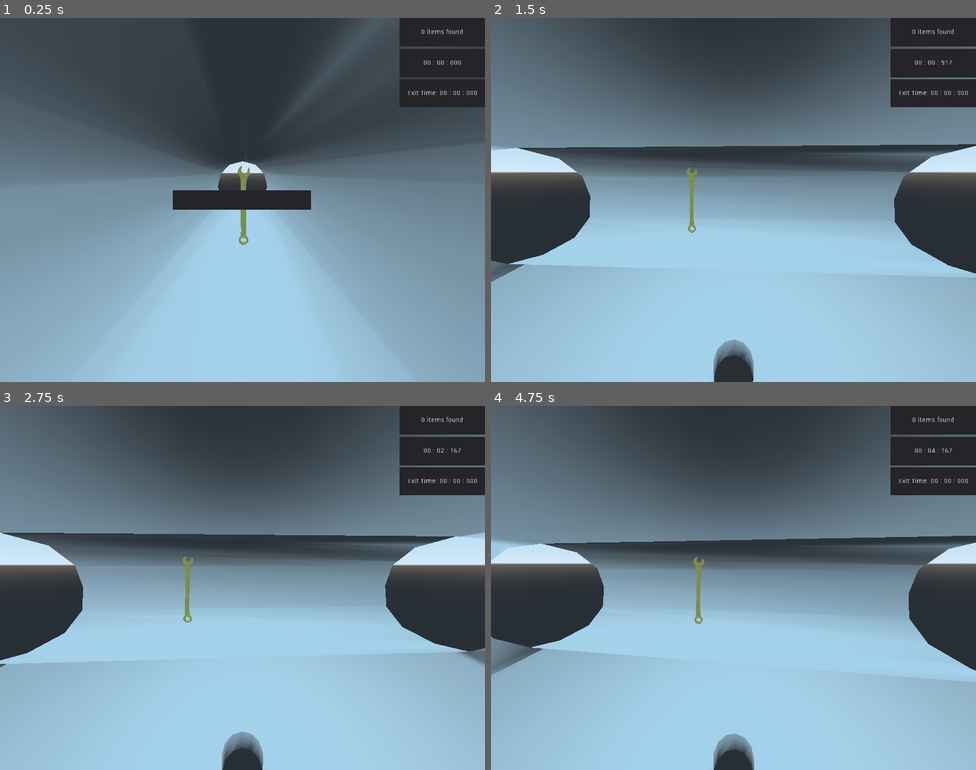
Above: before the commit, frames 1-4 (two rows, left to right).
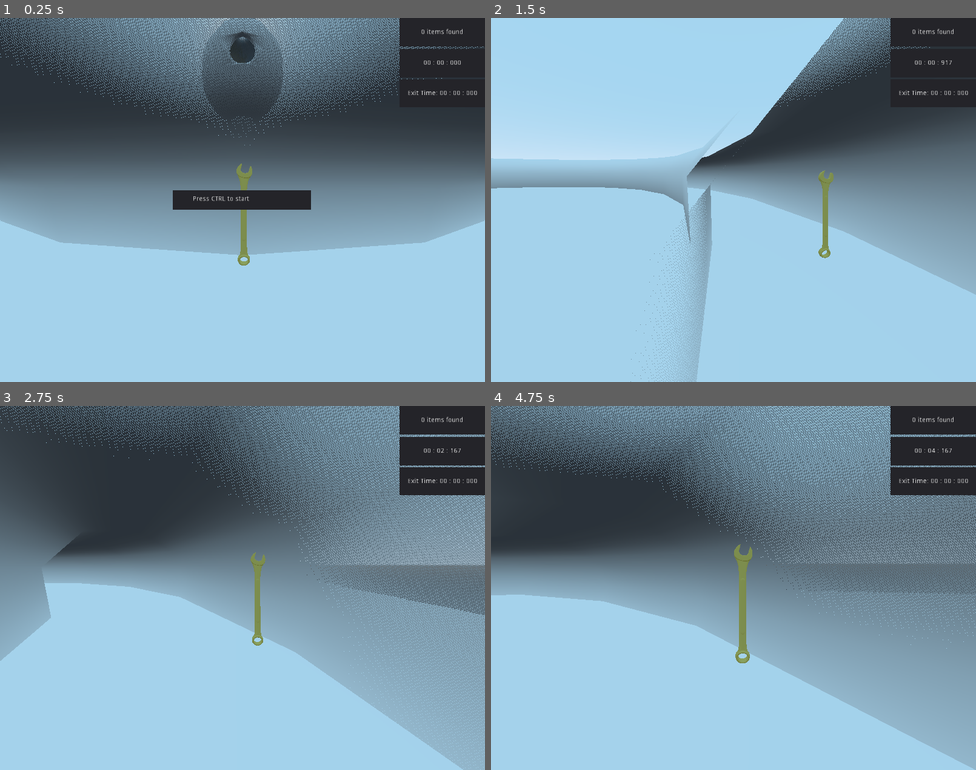
Above: after the commit, the same moments.

Repository: textrivers/the-holographic-wrench
Game: Godot game, scene res://scenes/CSG_LVL_Prototype.tscn
Two runs of this game, one before a commit and one after it. Both use one fixed random seed, a clock stepped at 60 frames per second and the inputs below. This scene is started directly instead of the project's main scene.
Inputs (mouse positions are in pixels of both pictures, inside the frame that each line leads up to):
- Up to frame 1 (0.25 s): no input
- Up to frame 2 (1.5 s): move the mouse to (757, 200) at 0.52 s; press the mouse at (757, 200) at 0.53 s; hold W (move_up) from 0.53 s (still down); tap Space (jump) at 0.77 s; move the mouse to (709, 200) at 1.27 s; release the mouse at (709, 200) at 1.28 s; click (709, 200) at 1.35 s
- Up to frame 3 (2.75 s): keep holding W (move_up); tap Space (jump) at 1.52 s; move the mouse to (252, 580) at 2.02 s; press the mouse at (252, 580) at 2.03 s
- Up to frame 4 (4.75 s): keep holding W (move_up); move the mouse to (728, 595) at 2.77 s; release the mouse at (728, 595) at 2.78 s; click (728, 595) at 2.85 s; tap Space (jump) at 3.02, 3.77, 4.52 s; move the mouse to (767, 591) at 3.52 s; press the mouse at (767, 591) at 3.53 s; move the mouse to (694, 584) at 4.27 s; release the mouse at (694, 584) at 4.28 s; click (694, 584) at 4.35 s

The runs differ from the first frame. In frame 1, 40% of the frame differs, in the area x 0-100%, y 0-100%; in frame 2, 55%; in frame 3, 43%; in frame 4, 56%.

Commit message:
CSG Level Prototype almost finished

Diff:
--- a/scenes/CSG_LVL_Prototype.tscn
+++ b/scenes/CSG_LVL_Prototype.tscn
@@ -1,46 +1,177 @@
-[gd_scene load_steps=3 format=2]
+[gd_scene load_steps=6 format=2]
 
 [ext_resource path="res://scenes/Sarah.tscn" type="PackedScene" id=1]
 [ext_resource path="res://scenes/GUI.tscn" type="PackedScene" id=2]
+[ext_resource path="res://materials/wall_spatial.tres" type="Material" id=3]
+[ext_resource path="res://assets/2000px-Map_of_the_world_by_the_US_Gov_as_of_2016_no_legend.svg.png" type="Texture" id=4]
+
+[sub_resource type="SpatialMaterial" id=1]
+albedo_texture = ExtResource( 4 )
+distance_fade_mode = 2
+distance_fade_min_distance = 1.0
+distance_fade_max_distance = 5.0
 
 [node name="CSG_LVL_Prototype" type="Navigation"]
 
-[node name="CSGSphere" type="CSGSphere" parent="."]
+[node name="Sarah" parent="." instance=ExtResource( 1 )]
+transform = Transform( 1, 0, 0, 0, 1, 0, 0, 0, 1, 0, 1.52599, 37.806 )
+
+[node name="GUI" parent="." instance=ExtResource( 2 )]
+
+[node name="VertCylinderCombiner" type="CSGCombiner" parent="."]
+transform = Transform( 1, 0, 0, 0, -1.62921e-07, -1, 0, 1, -1.62921e-07, 0, 27.3948, 0 )
+use_collision = true
+
+[node name="CenterCylinderOutside2" type="CSGCylinder" parent="VertCylinderCombiner"]
+transform = Transform( 1, 0, 0, 0, -1.62921e-07, -1, 0, 1, -1.62921e-07, 0, -3.03283e-06, -18.6154 )
+radius = 3.0
+height = 18.508
+sides = 12
+material = ExtResource( 3 )
+
+[node name="CenterCylinderInside" type="CSGCylinder" parent="VertCylinderCombiner/CenterCylinderOutside2"]
+transform = Transform( 1, 0, 0, 0, 1, 3.12639e-13, 0, -3.12639e-13, 1, 0, 0, 0 )
+operation = 2
+radius = 2.5
+height = 31.0
+sides = 20
+material = ExtResource( 3 )
+
+[node name="CenterCylinderOutside3" type="CSGCylinder" parent="VertCylinderCombiner"]
+transform = Transform( 1, 0, 0, 0, -1.62921e-07, -1, 0, 1, -1.62921e-07, 0, 2.94328e-06, 18.0657 )
+radius = 3.0
+height = 18.508
+sides = 12
+material = ExtResource( 3 )
+
+[node name="CenterCylinderInside" type="CSGCylinder" parent="VertCylinderCombiner/CenterCylinderOutside3"]
+transform = Transform( 1, 0, 0, 0, 1, 3.12639e-13, 0, -3.12639e-13, 1, 0, 0, 0 )
+operation = 2
+radius = 2.5
+height = 31.0
+sides = 20
+material = ExtResource( 3 )
+
+[node name="CSGBox" type="CSGBox" parent="VertCylinderCombiner"]
+transform = Transform( 1, 0, 0, 0, 1, 0, 0, 0, 1, -2.67722, 4.02965e-06, 24.7338 )
+operation = 2
+width = 2.20565
+depth = 4.08983
+
+[node name="SphereCombiner" type="CSGCombiner" parent="."]
+transform = Transform( 1, 0, 0, 0, 1, 0, 0, 0, 1, 0, 17.3948, 0 )
+use_collision = true
+
+[node name="SphereOutside" type="CSGSphere" parent="SphereCombiner"]
 transform = Transform( 1, 0, 0, 0, 1, 0, 0, 0, 1, 0, 10, 0 )
 use_collision = true
 radius = 10.0
 rings = 12
+material = ExtResource( 3 )
 
-[node name="CSGSphere" type="CSGSphere" parent="CSGSphere"]
-operation = 1
-invert_faces = true
+[node name="SphereInside" type="CSGSphere" parent="SphereCombiner/SphereOutside"]
+operation = 2
 radius = 9.0
 rings = 12
+material = SubResource( 1 )
 
-[node name="CSGCylinder" type="CSGCylinder" parent="CSGSphere"]
+[node name="CenterCylinderOutside" type="CSGCylinder" parent="SphereCombiner/SphereOutside"]
+transform = Transform( 1, 0, 0, 0, -1.62921e-07, -1, 0, 1, -1.62921e-07, 0, 0, 0 )
+radius = 3.0
+height = 18.508
+sides = 12
+material = ExtResource( 3 )
+
+[node name="CenterCylinderInside" type="CSGCylinder" parent="SphereCombiner/SphereOutside/CenterCylinderOutside"]
+transform = Transform( 1, 0, 0, 0, 1, 3.12639e-13, 0, -3.12639e-13, 1, 0, 0, 0 )
+operation = 2
+radius = 2.5
+height = 21.7791
+sides = 20
+material = ExtResource( 3 )
+
+[node name="CSGBox" type="CSGBox" parent="SphereCombiner/SphereOutside/CenterCylinderOutside/CenterCylinderInside"]
+transform = Transform( 1, 0, 0, 0, 1, 0, 0, 0, 1, 0, -3.36536e-07, -2.06564 )
+width = 5.98902
+height = 18.8436
+depth = 3.17029
+
+[node name="TopCutout" type="CSGCylinder" parent="SphereCombiner/SphereOutside"]
+transform = Transform( 1, 0, 0, 0, 1, 0, 0, 0, 1, 0, 8.92208, 0 )
+operation = 2
+height = 5.29189
+sides = 12
+material = ExtResource( 3 )
+
+[node name="BottomCutout" type="CSGCylinder" parent="SphereCombiner/SphereOutside"]
+transform = Transform( 1, 0, 0, 0, 1, 0, 0, 0, 1, 0, -8.5, 0 )
+operation = 2
+height = 3.61045
+sides = 12
+material = ExtResource( 3 )
+
+[node name="SideCutouts" type="CSGCylinder" parent="SphereCombiner/SphereOutside"]
 transform = Transform( 1, 0, 0, 0, -1.62921e-07, -1, 0, 1, -1.62921e-07, 0, 0, 0 )
 operation = 2
-radius = 2.3283
-height = 29.2352
+radius = 2.5
+height = 21.1396
+sides = 20
+material = ExtResource( 3 )
+
+[node name="FloorCombiner" type="CSGCombiner" parent="."]
+use_collision = true
+
+[node name="Floor" type="CSGBox" parent="FloorCombiner"]
+width = 100.0
+depth = 100.0
+
+[node name="TorusCombiner" type="CSGCombiner" parent="."]
+use_collision = true
+
+[node name="TorusOutside" type="CSGTorus" parent="TorusCombiner"]
+transform = Transform( 1, 0, 0, 0, 1, 0, 0, 0, 1, 0, 2.35908, 0 )
+inner_radius = 35.0
+outer_radius = 45.0
+sides = 24
+ring_sides = 9
+material = ExtResource( 3 )
+
+[node name="TorusOutside2" type="CSGTorus" parent="TorusCombiner"]
+transform = Transform( 1, 0, 0, 0, 1, 0, 0, 0, 1, 0, 2.35908, 0 )
+operation = 2
+inner_radius = 36.0
+outer_radius = 44.0
+sides = 24
+ring_sides = 9
+material = ExtResource( 3 )
+
+[node name="CSGBox" type="CSGBox" parent="TorusCombiner"]
+transform = Transform( 1, 0, 0, 0, 1, 0, 0, 0, 1, -36.7958, 0, 0 )
+operation = 2
+width = 7.12633
+height = 12.0337
+depth = 6.68302
+
+[node name="TopKeyCombiner" type="CSGCombiner" parent="."]
+use_collision = true
+
+[node name="TopKeyOutside" type="CSGBox" parent="TopKeyCombiner"]
+transform = Transform( 1, 0, 0, 0, 1, 0, 0, 0, 1, 0, 56.836, 5.584 )
+width = 7.0
+height = 4.0
+depth = 17.0
+material = ExtResource( 3 )
+
+[node name="CSGCylinder2" type="CSGCylinder" parent="TopKeyCombiner/TopKeyOutside"]
+transform = Transform( 1, 0, 0, 0, 1, 0, 0, 0, 1, 0, -1.8698, -5.64018 )
+operation = 2
+radius = 2.95815
+height = 3.50025
 sides = 12
 
-[node name="CSGCylinder2" type="CSGCylinder" parent="CSGSphere"]
-transform = Transform( 1, 0, 0, 0, 1, 0, 0, 0, 1, 0, 9.40461, 0 )
+[node name="TopKeyOutside2" type="CSGBox" parent="TopKeyCombiner/TopKeyOutside"]
 operation = 2
-height = 2.00635
-sides = 12
-
-[node name="CSGCylinder3" type="CSGCylinder" parent="CSGSphere"]
-transform = Transform( 1, 0, 0, 0, 1, 0, 0, 0, 1, 0, -8.5, 0 )
-operation = 2
-height = 1.39584
-sides = 12
-
-[node name="Camera" type="Camera" parent="."]
-transform = Transform( 0.807166, -0.124045, 0.577144, -3.42346e-08, 0.977673, 0.210131, -0.590324, -0.16961, 0.789145, 14.3285, 14.2613, 19.2783 )
-fov = 50.0
-
-[node name="Sarah" parent="." instance=ExtResource( 1 )]
-transform = Transform( 1, 0, 0, 0, 1, 0, 0, 0, 1, 0, 8.24607, 0 )
-
-[node name="GUI" parent="." instance=ExtResource( 2 )]
+width = 6.0
+height = 3.5
+depth = 16.0
+material = ExtResource( 3 )
--- a/scenes/GUI.tscn
+++ b/scenes/GUI.tscn
@@ -52,6 +52,7 @@
 grow_horizontal = 2
 grow_vertical = 2
 size_flags_horizontal = 4
+text = "Press CTRL to start"
 scroll_active = false
 __meta__ = {
 "_edit_use_anchors_": false
--- /dev/null
+++ b/scripts/SphereCombiner.gd
@@ -0,0 +1,12 @@
+extends CSGCombiner
+
+var speed = 2
+
+
+# Called when the node enters the scene tree for the first time.
+func _ready():
+	pass # Replace with function body.
+
+
+func _process(delta):
+	rotation_degrees.y += rotation_degrees.y + speed * delta
Binary file added: assets/2000px-Map_of_the_world_by_the_US_Gov_as_of_2016_no_legend.svg.png
Not shown, added: assets/2000px-Map_of_the_world_by_the_US_Gov_as_of_2016_no_legend.svg.png.import
